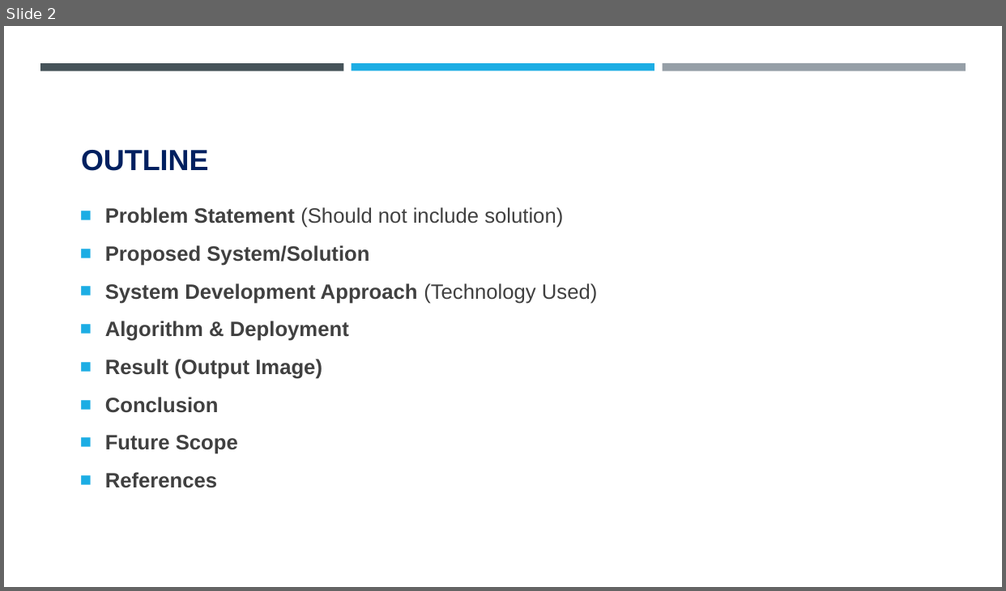
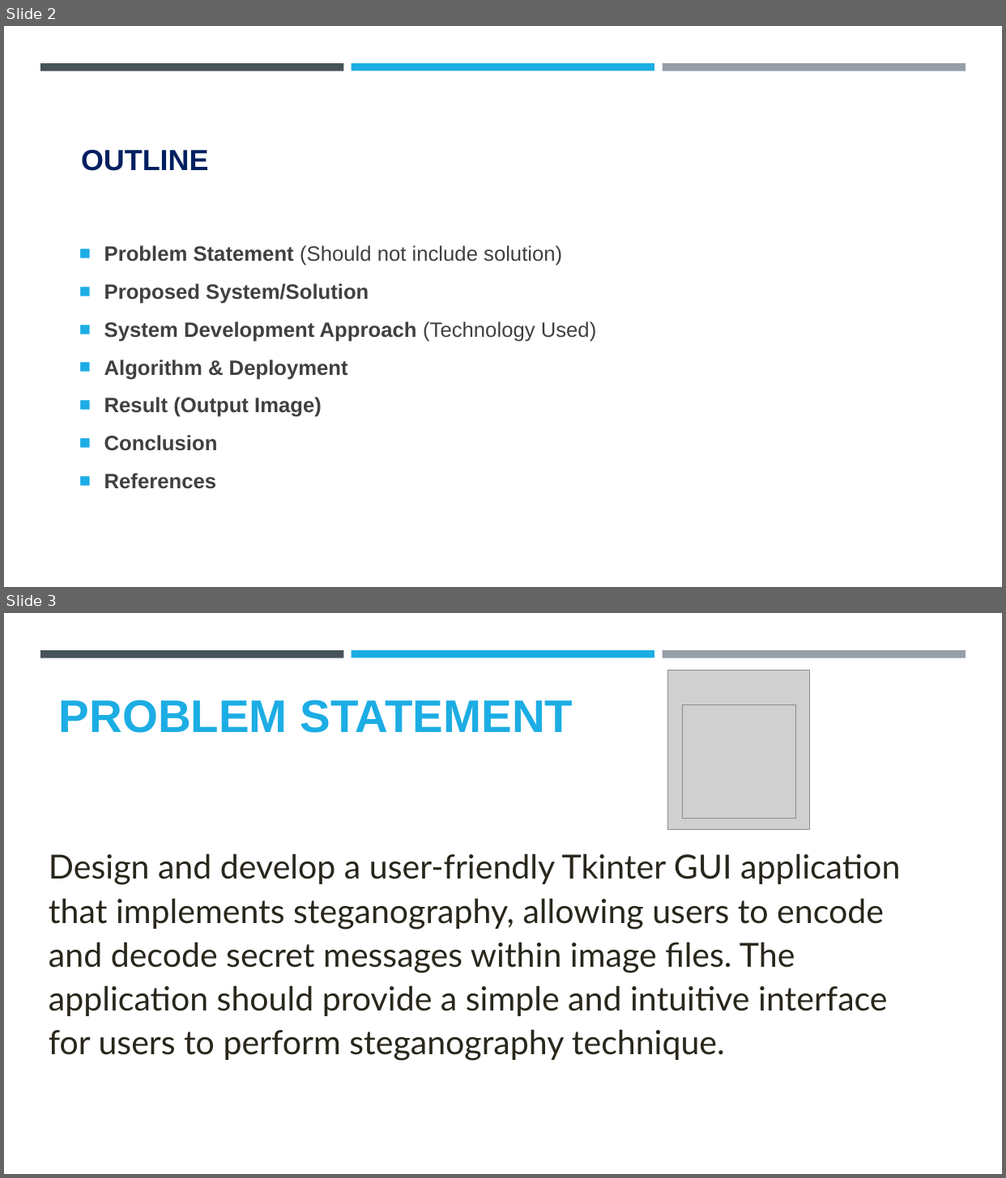
Before and after one commit to Dhayanithi05/ProjectNM, a slide deck: Project.pptx. Shown one above the other, each under a label of ours: slide 2 before the commit, slides 2 and 3 after it. The pictures are 1006x591 and 1006x1178 pixels, drawn with LibreOffice and Linux fonts; fonts in the diff are those of the drawing; grey boxes stand for pictures; background and template pictures are left out. Boxes give left, top, right and bottom in pixels: in the first picture for what was removed or moved away, otherwise in the second. Text is boxed around its words. In the diff, an @@ line names an element or a change of style, - is before the commit and + after.

```diff
--- a/Project.pptx
+++ b/Project.pptx
@@ slide 3 added at (4, 613, 1002, 1174), background #FFFFFF; not listed: 3 template elements that a slide beside it also shows @@
@@ picture added at (668, 671, 809, 830) @@
@@ title added at (59, 700, 573, 733), 44 pt, text #1CADE4, bold @@
+PROBLEM STATEMENT
@@ picture added at (682, 705, 796, 819) @@
@@ text added at (49, 854, 900, 1061), 32 pt, text #29261B @@
+Design and develop a user-friendly Tkinter GUI application that implements steganography, allowing users to encode and decode secret messages within image files. The application should provide a simple and intuitive interface for users to perform steganography technique.
@@ slide 2 changed as well @@
@@ text "Problem Statement (Should not include ...": place and size @@
-text "Problem Statement (Should not include ..." at (105, 207, 598, 489)
+text "Problem Statement (Should not include ..." at (104, 246, 597, 489)
@@ text at (105, 435, 238, 454): paragraph removed @@
-■ Future Scope
```
Also in this commit, not shown: 3 other slides changed, 12 other slides added, 6 slides removed.
